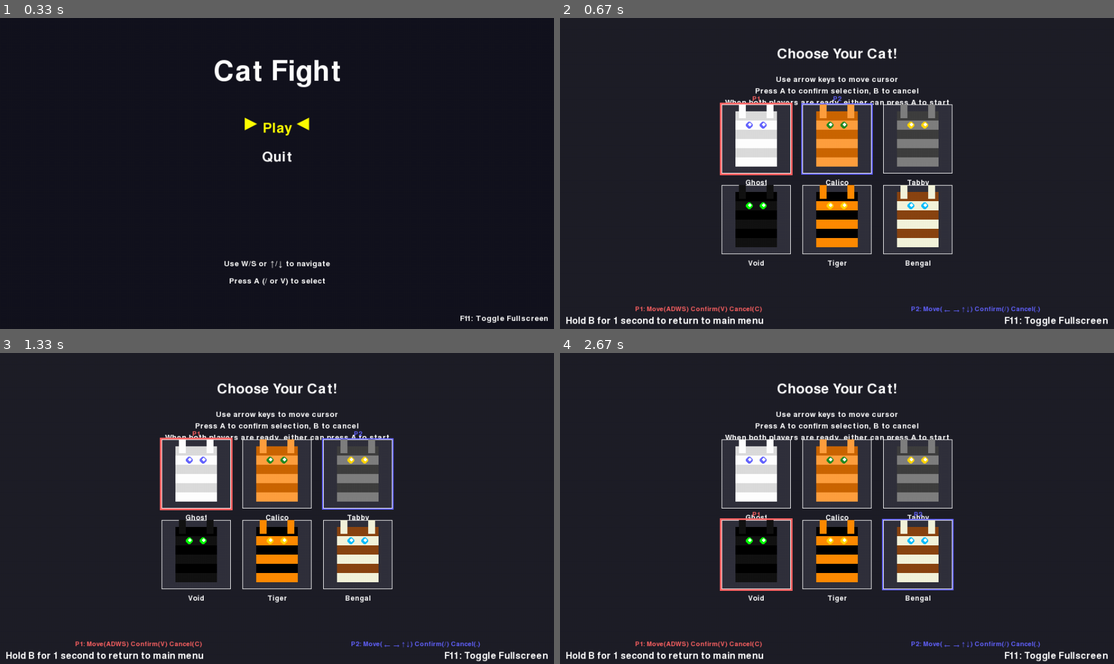
Above: before the commit, frames 1-4 (two rows, left to right).
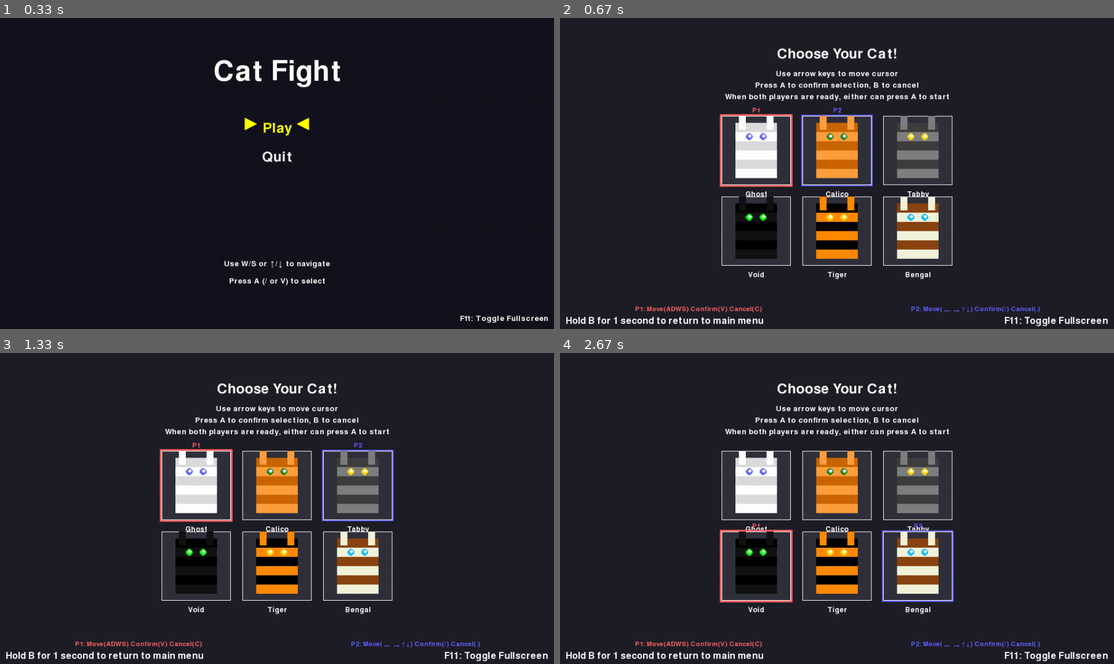
Above: after the commit, the same moments.

Repository: avidrucker/pycats
Game: pygame game, started from pycats/game.py
Two runs of this game, one before a commit and one after it. Both use one fixed random seed, a clock stepped at 60 frames per second and the inputs below.
Inputs:
- Up to frame 1 (0.33 s): no input
- Up to frame 2 (0.67 s): tap V at 0.33 s
- Up to frame 3 (1.33 s): hold Right 0.67-1.13 s; hold Up from 1.17 s (still down); hold W from 1.17 s (still down)
- Up to frame 4 (2.67 s): release Up at 1.47 s; release W at 1.47 s; hold Right 1.5-1.97 s; hold D 1.5-1.97 s; tap V at 1.65 s; hold Left 2-2.53 s; hold A 2-2.53 s; tap / at 2.15 s; hold Down from 2.57 s (still down); hold S from 2.57 s (still down)

Frame 1 is identical in both runs. In frame 2, 10% of the frame differs, in the area x 28-71%, y 16-84%; in frame 3, 10%; in frame 4, 11%, in the area x 28-72%, y 16-84%.

Commit message:
fix move down instruction text and char select grid vertically

Diff:
--- a/pycats/char_select.py
+++ b/pycats/char_select.py
@@ -60,7 +60,7 @@
         # Grid layout
         self.grid_start_x = (SCREEN_WIDTH - (CHAR_SELECT_GRID_COLS * CHAR_SELECT_TILE_SIZE +
                                             (CHAR_SELECT_GRID_COLS - 1) * CHAR_SELECT_TILE_SPACING)) // 2
-        self.grid_start_y = 150  # Below title
+        self.grid_start_y = 170  # Below title
 
     def reset(self):
         """Reset the character selector to initial state."""
@@ -297,7 +297,7 @@
 
         for i, instruction in enumerate(instructions):
             text_utils.render_text(screen, instruction,
-                                 (SCREEN_WIDTH // 2, 100 + i * 20),
+                                 (SCREEN_WIDTH // 2, 90 + i * 20),
                                  CHAR_SELECT_INSTRUCTION_SIZE, CHAR_SELECT_TITLE_COLOR, center=True)
 
         # Character grid
